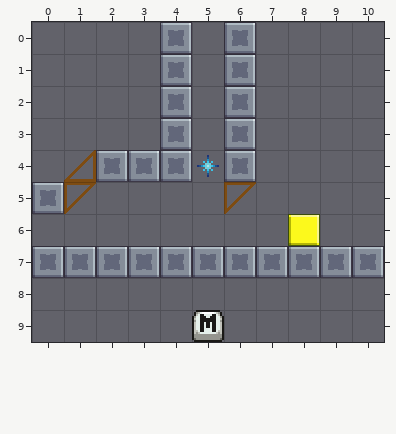
Tiled map (JSON), stored at Assets/Level_Editor/TileMap/Froom_1.tmj. The first picture shows the starting point.
Cells are 32x32 px. Shown: x 0..10, y 0..9.
After the commit:
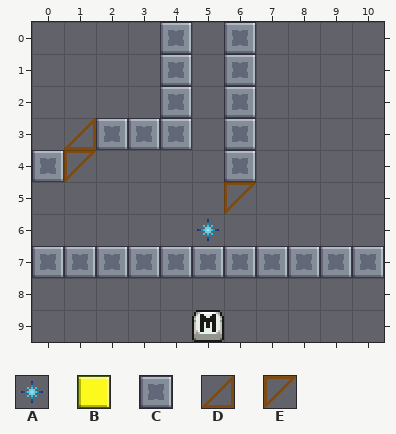
Key: from "tileSet": A 20 "star", B 32 "block", C 33 "wall", D 106 "bridge", E 117 "bridge".
_ is an empty cell, . an unchanged one.
The edit:
--- layer "Blocks"
@@ x 0..8 @@
- 3 .___.....
- 4 _DCCC....
- 5 CE.......
- 6 ........B
+ 3 .DCC.....
+ 4 CE___....
+ 5 __.......
+ 6 ........_
--- layer "Overlap"
@@ x 5..5 @@
- 4 A
+ 4 _
@@ x 5..5 @@
- 6 _
+ 6 A
Where, in picture pixels (left, top, right, bottom), the same in both pictures:
changed: (32, 118, 219, 214)
added: (197, 219, 219, 241)
removed: (288, 214, 320, 246)
